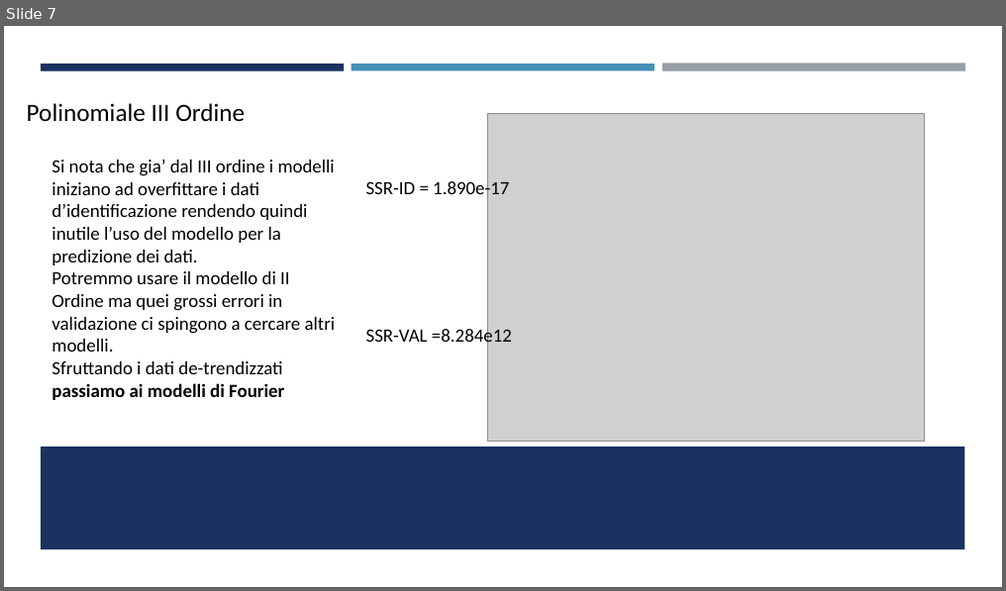
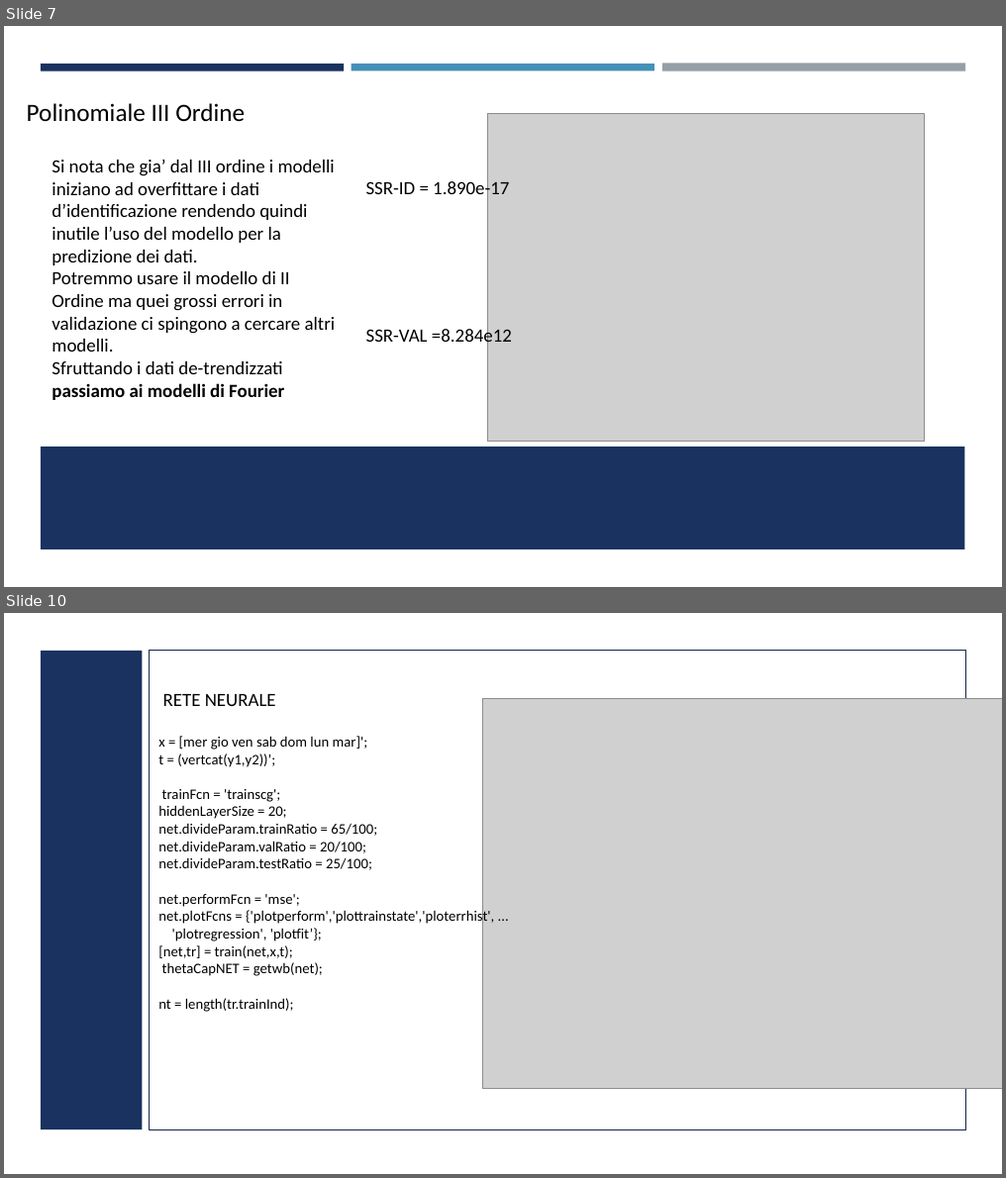
Before and after one commit to FabioPezzini/ShortTerm-Predictor, a slide deck: ProvaPresentazione.pptx. Shown one above the other, each under a label of ours: slide 7 before the commit, slides 7 and 10 after it; the slides between them are not shown. The pictures are 1006x591 and 1006x1178 pixels, drawn with LibreOffice and Linux fonts; fonts in the diff are those of the drawing; grey boxes stand for pictures. Boxes give left, top, right and bottom in pixels: in the first picture for what was removed or moved away, otherwise in the second. Text is boxed around its words. In the diff, an @@ line names an element or a change of style, - is before the commit and + after.

```diff
--- a/ProvaPresentazione.pptx
+++ b/ProvaPresentazione.pptx
@@ slide 10 added at (x1=4, y1=613, x2=1002, y2=1174), background #FFFFFF @@
@@ rectangle added at (x1=4, y1=613, x2=1002, y2=1174), fill #FFFFFF @@
@@ rectangle added at (x1=41, y1=651, x2=143, y2=1131), fill #1A3260 @@
@@ rectangle added at (x1=150, y1=651, x2=965, y2=1130), outline #132547 0.75 pt @@
@@ text added at (x1=158, y1=694, x2=494, y2=1012), 14 pt, text #000000 @@
+RETE NEURALE
+x = [mer gio ven sab dom lun mar]';
+t = (vertcat(y1,y2))’;
+trainFcn = 'trainscg';
+hiddenLayerSize = 20;
+net.divideParam.trainRatio = 65/100;
+net.divideParam.valRatio = 20/100;
+net.divideParam.testRatio = 25/100;
+net.performFcn = 'mse';
+net.plotFcns = {'plotperform','plottrainstate','ploterrhist', ...
+'plotregression', 'plotfit’};
+[net,tr] = train(net,x,t);
+thetaCapNET = getwb(net);
+nt = length(tr.trainInd);
@@ picture added at (x1=482, y1=698, x2=1002, y2=1088) @@
```
Also in this commit, not shown: 2 slides changed, 5 other slides added, 4 slides removed, 1 other file.
